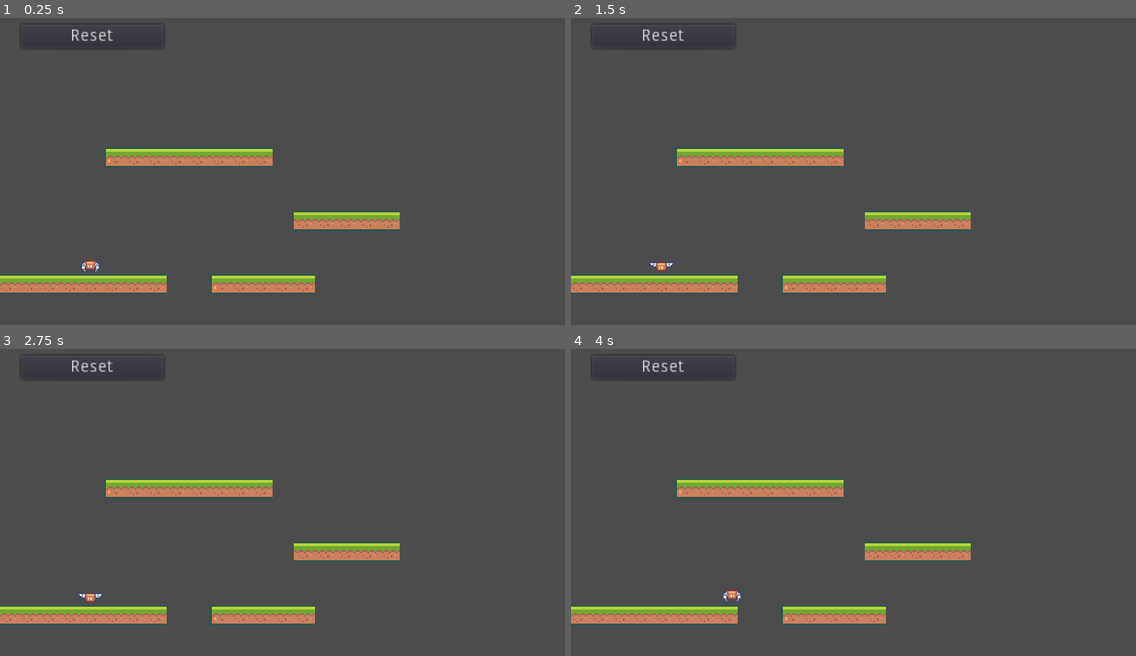
Above: before the commit, frames 1-4 (two rows, left to right).
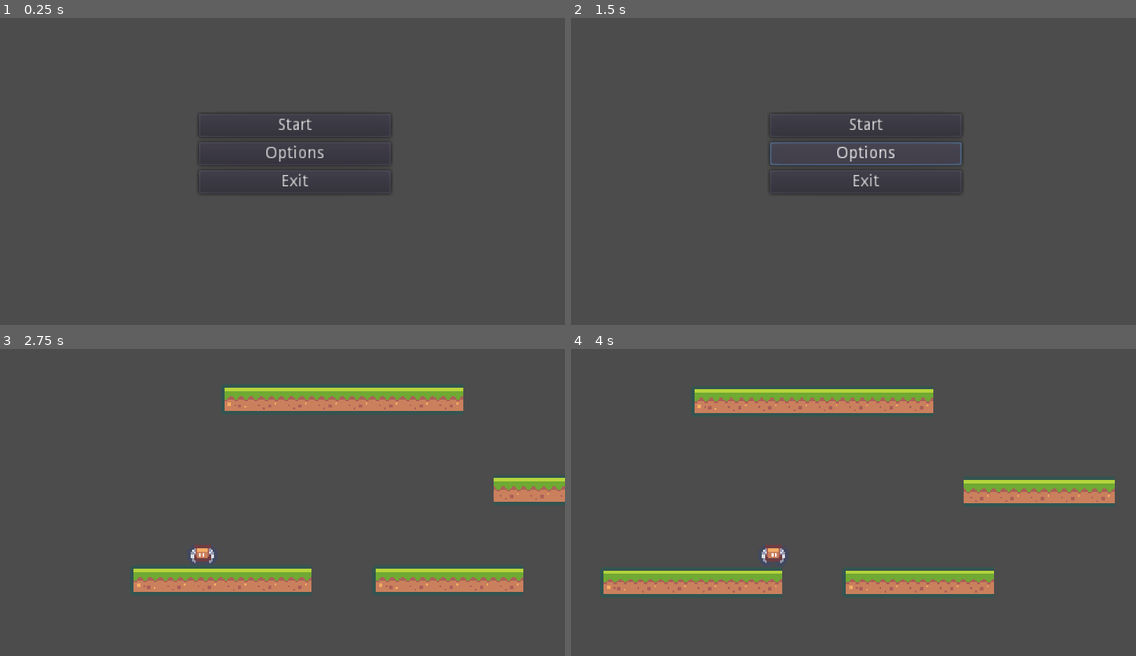
Above: after the commit, the same moments.

Repository: DennisR96/Interaktive-Systeme-Godot-Jump-n-Run
Game: Godot game, scene res://00_Menu.tscn
The game is run twice, just before and just after one commit, with the same random seed, the same clock (stepped at 60 frames per second) and the same inputs. Before the commit the project starts from res://Node2D.tscn.
Inputs (mouse positions are in pixels of both pictures, inside the frame that each line leads up to):
- Up to frame 1 (0.25 s): no input
- Up to frame 2 (1.5 s): click (661, 36) at 0.5 s, where only the run before the commit has a clickable "Reset"; click (864, 153) at 1.25 s, where only the run after the commit has a clickable "Options"
- Up to frame 3 (2.75 s): click (293, 456) at 2 s, where only the run after the commit has a clickable "Start"
- Up to frame 4 (4 s): hold D (right) from 2.78 s (still down); tap Space (jump) at 3.02, 3.77 s

The runs differ from the first frame. In frame 1, 7.8% of the frame differs, in the area x 0-71%, y 3-91%; in frame 2, 8.0%; in frame 3, 18%; in frame 4, 20%, in the area x 0-97%, y 3-91%.

Commit message:
added camera

Diff:
--- /dev/null
+++ b/00_Menu.gd
@@ -0,0 +1,12 @@
+extends Control
+
+func _ready():
+	pass
+
+func _on_Start_pressed():
+	get_tree().change_scene("res://01_LevelA.tscn")			# Starts Level A
+	pass
+
+func _on_Exit_pressed():
+	get_tree().quit()										# Quits Game
+	pass
--- /dev/null
+++ b/00_Menu.tscn
@@ -0,0 +1,50 @@
+[gd_scene load_steps=2 format=2]
+
+[ext_resource path="res://00_Menu.gd" type="Script" id=1]
+
+[node name="Menu" type="Control"]
+anchor_left = 0.5
+anchor_right = 0.5
+anchor_bottom = 1.0
+script = ExtResource( 1 )
+__meta__ = {
+"_edit_use_anchors_": false
+}
+
+[node name="VBoxContainer" type="VBoxContainer" parent="."]
+anchor_left = 0.5
+anchor_right = 0.5
+anchor_bottom = 1.0
+margin_left = -71.0
+margin_top = 90.0
+margin_right = 92.0
+margin_bottom = -102.0
+__meta__ = {
+"_edit_use_anchors_": false
+}
+
+[node name="Start" type="Button" parent="VBoxContainer"]
+margin_right = 163.0
+margin_bottom = 20.0
+text = "Start"
+__meta__ = {
+"_edit_use_anchors_": false
+}
+
+[node name="Option" type="Button" parent="VBoxContainer"]
+margin_top = 24.0
+margin_right = 163.0
+margin_bottom = 44.0
+text = "Options"
+
+[node name="Exit" type="Button" parent="VBoxContainer"]
+margin_top = 48.0
+margin_right = 163.0
+margin_bottom = 68.0
+text = "Exit"
+__meta__ = {
+"_edit_use_anchors_": false
+}
+
+[connection signal="pressed" from="VBoxContainer/Start" to="." method="_on_Start_pressed"]
+[connection signal="pressed" from="VBoxContainer/Exit" to="." method="_on_Exit_pressed"]
--- a/Node2D.tscn
+++ b/01_LevelA.tscn
@@ -4,12 +4,12 @@
 [ext_resource path="res://Characters/character_0000.png" type="Texture" id=2]
 [ext_resource path="res://Characters/character_0025.png" type="Texture" id=3]
 [ext_resource path="res://Player.gd" type="Script" id=4]
-[ext_resource path="res://Game.gd" type="Script" id=5]
-[ext_resource path="res://Characters/character_0026.png" type="Texture" id=8]
+[ext_resource path="res://Characters/character_0026.png" type="Texture" id=5]
+[ext_resource path="res://Game.gd" type="Script" id=6]
 
 [sub_resource type="SpriteFrames" id=1]
 animations = [ {
-"frames": [ ExtResource( 8 ), ExtResource( 3 ) ],
+"frames": [ ExtResource( 5 ), ExtResource( 3 ) ],
 "loop": true,
 "name": "Walk",
 "speed": 5.0
@@ -105,11 +105,23 @@
 scale = Vector2( -1432.13, 24.0619 )
 
 [node name="Game" type="Node" parent="."]
-script = ExtResource( 5 )
+script = ExtResource( 6 )
 
 [node name="Player" type="KinematicBody2D" parent="Game"]
 position = Vector2( 76.8203, 214.82 )
 script = ExtResource( 4 )
+
+[node name="Camera2D" type="Camera2D" parent="Game/Player"]
+position = Vector2( -120.373, -127.368 )
+rotation = 3.14159
+scale = Vector2( 1432.13, -24.0619 )
+anchor_mode = 0
+current = true
+zoom = Vector2( 0.7, 0.7 )
+drag_margin_left = 0.1
+drag_margin_top = 0.1
+drag_margin_right = 0.1
+drag_margin_bottom = 0.1
 
 [node name="AnimatedSprite" type="AnimatedSprite" parent="Game/Player"]
 position = Vector2( 0, 0.305107 )
@@ -121,14 +133,14 @@
 [node name="CollisionShape2D" type="CollisionShape2D" parent="Game/Player"]
 position = Vector2( -0.390488, 1.43134 )
 scale = Vector2( 1.17043, 1.44381 )
-shape = SubResource( 8 )
+shape = SubResource( 2 )
 
 [node name="TileMap" type="TileMap" parent="Game"]
 position = Vector2( 123.843, 172.239 )
 tile_set = SubResource( 6 )
 cell_size = Vector2( 18, 18 )
 format = 1
-tile_data = PoolIntArray( -131074, 0, 0, -131073, 1, 0, -196 …(98 unchanged characters)… 1, 0, 9, 1, 0, 10, 1, 0, 11, 1, 0, 262137, 1, 0, 262138, 1, 0, 262139, 1, 0, 262140, 1, 0, 262141, 1, 0, 262142, …(105 unchanged characters)…
+tile_data = PoolIntArray( -131074, 0, 0, -131073, 1, 0, -196 …(98 unchanged characters)… 1, 0, 9, 1, 0, 10, 1, 0, 11, 1, 0, 262139, 0, 0, 262140, 1, 0, 262141, 1, 0, 262142, …(105 unchanged characters)…
 
 [node name="Area2D" type="Area2D" parent="Game"]
 position = Vector2( 76.8203, 214.82 )
--- a/project.godot
+++ b/project.godot
@@ -21,7 +21,7 @@
 [application]
 
 config/name="2D_Jump_N_Run"
-run/main_scene="res://Node2D.tscn"
+run/main_scene="res://00_Menu.tscn"
 config/icon="res://icon.png"
 
 [display]
Not shown: 1 places in 01_LevelA.tscn that only renumber resources
